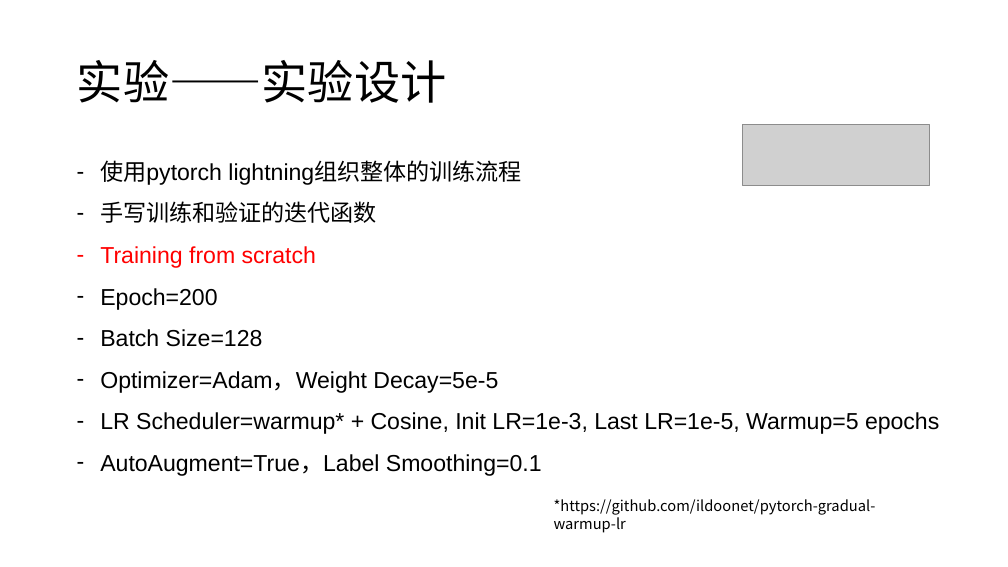
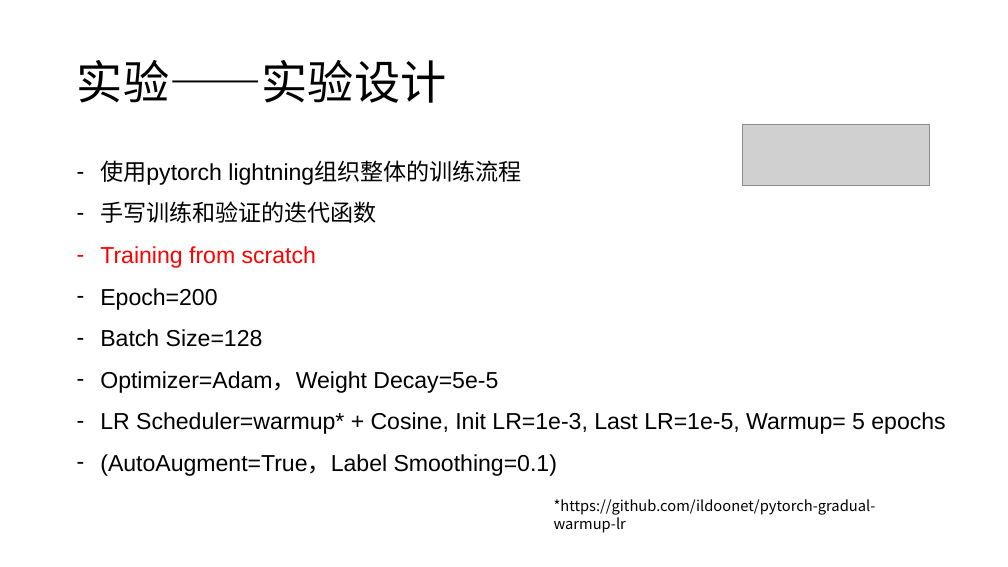
Before and after one commit to miniTsl/THUAI, a slide deck: slide 7 of 图像分类-孙一-房鋆.pptx. Drawn at 1008x567 pixels with LibreOffice and Linux fonts; fonts in the diff are those of the drawing; grey boxes stand for pictures. Boxes give left, top, right and bottom in pixels: in the first picture for what was removed or moved away, otherwise in the second. Text is boxed around its words. In the diff, an @@ line names an element or a change of style, - is before the commit and + after.

```diff
--- a/图像分类-孙一-房鋆.pptx
+++ b/图像分类-孙一-房鋆.pptx
@@ text at [100, 412, 945, 476]: text changed @@
-– LR Scheduler=warmup* + Cosine, Init LR=1e-3, Last LR=1e-5, Warmup=5 epochs
-– AutoAugment=True，Label Smoothing=0.1
+– LR Scheduler=warmup* + Cosine, Init LR=1e-3, Last LR=1e-5, Warmup= 5 epochs
+– (AutoAugment=True，Label Smoothing=0.1)
```
Also in this commit, not shown: 2 other slides changed.
